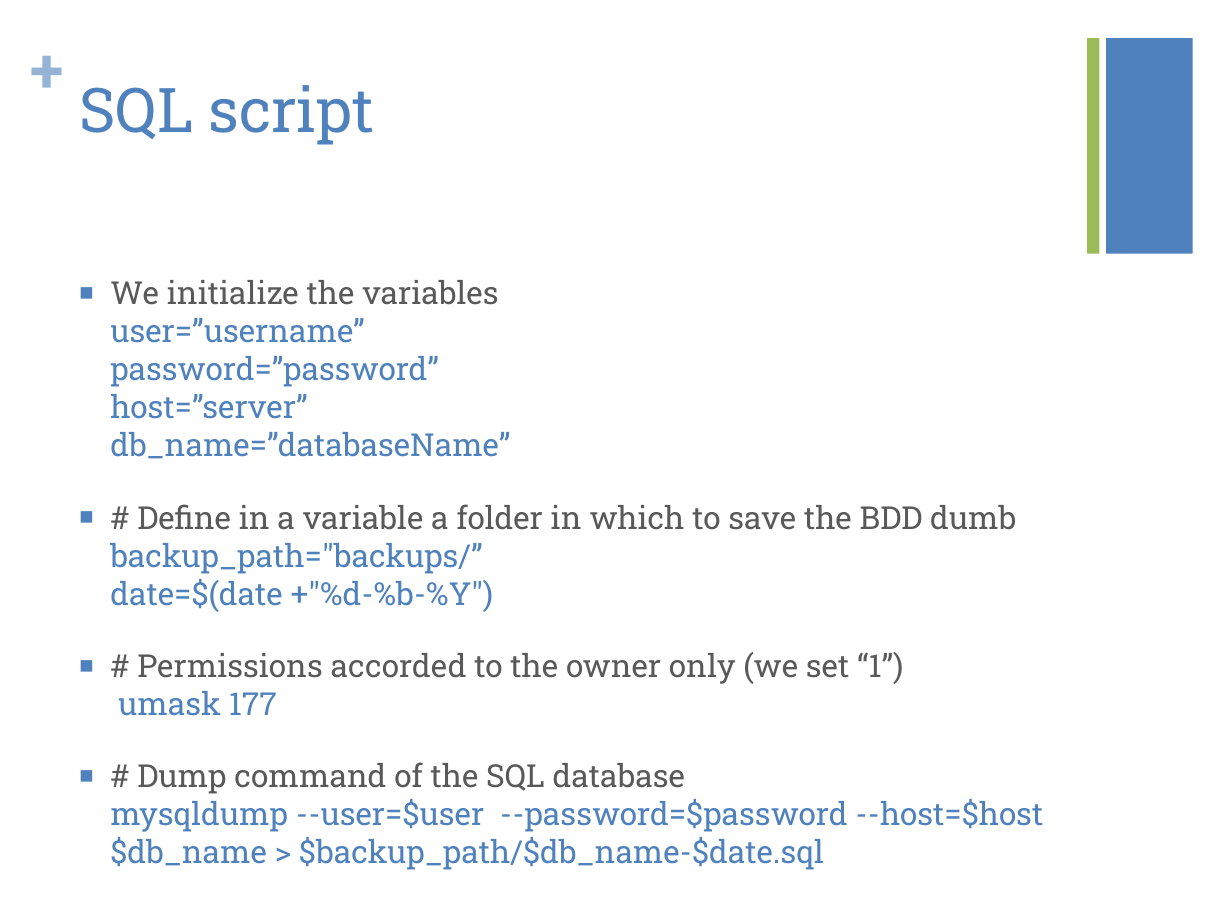
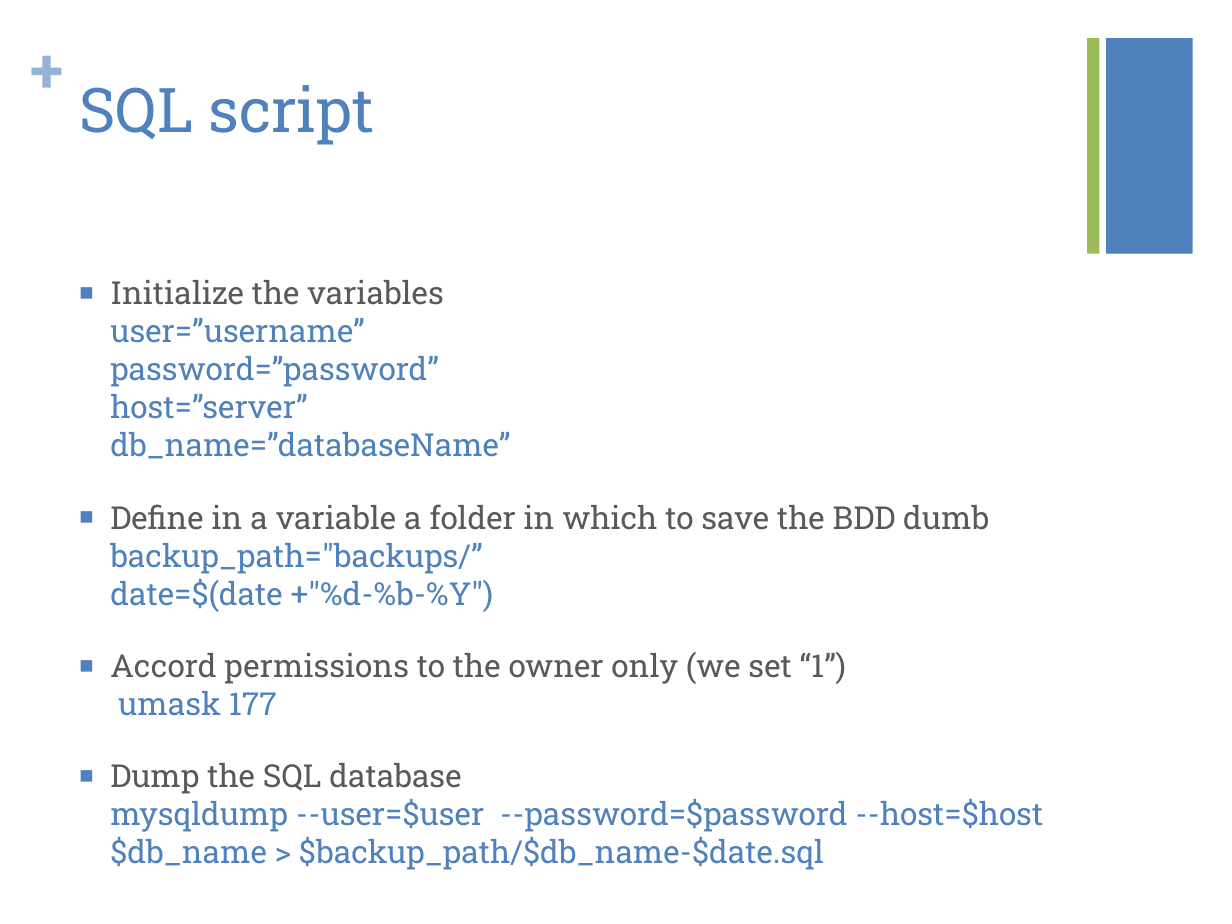
Before and after one commit to kiago/isepse2014, a slide deck: slide 5 of projects/easyBackup/easyBackupPresentation.pptx. Drawn at 1232x924 pixels with LibreOffice and Linux fonts; fonts in the diff are those of the drawing. Boxes give left, top, right and bottom in pixels: in the first picture for what was removed or moved away, otherwise in the second. Text is boxed around its words. In the diff, an @@ line names an element or a change of style, - is before the commit and + after.

Commit message:
Updated presentation

```diff
--- a/projects/easyBackup/easyBackupPresentation.pptx
+++ b/projects/easyBackup/easyBackupPresentation.pptx
@@ text at (110,280,1043,870): text changed @@
-■ We initialize the variables
-  user=”username”
-  password=”password”
-  host=”server”
-  db_name=”databaseName”
-■ # Define in a variable a folder in which to save the BDD dumb
-  backup_path="backups/”
-  date=$(date +"%d-%b-%Y")
-■ # Permissions accorded to the owner only (we set “1”)
-  umask 177
-■ # Dump command of the SQL database
-  mysqldump --user=$user --password=$password --host=$host $db_name > $backup_path/$db_name-$date.sql
+■ Initialize the variables
+  user=”username”
+  password=”password”
+  host=”server”
+  db_name=”databaseName”
+■ Define in a variable a folder in which to save the BDD dumb
+  backup_path="backups/”
+  date=$(date +"%d-%b-%Y")
+■ Accord permissions to the owner only (we set “1”)
+  umask 177
+■ Dump the SQL database
+  mysqldump --user=$user --password=$password --host=$host $db_name > $backup_path/$db_name-$date.sql
```
Also in this commit, not shown: 6 other slides changed, 2 slides added, 2 slides removed.
